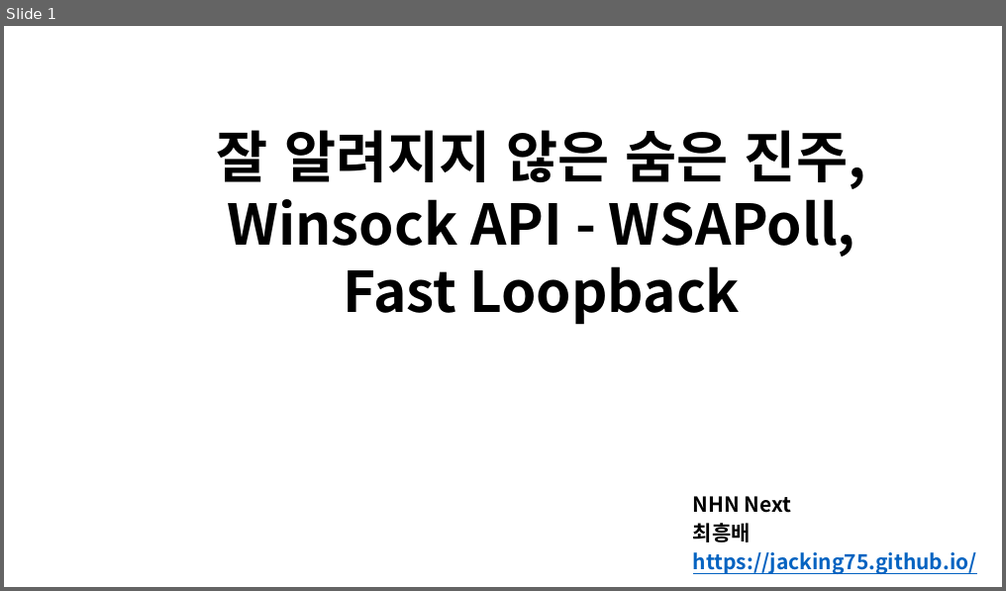
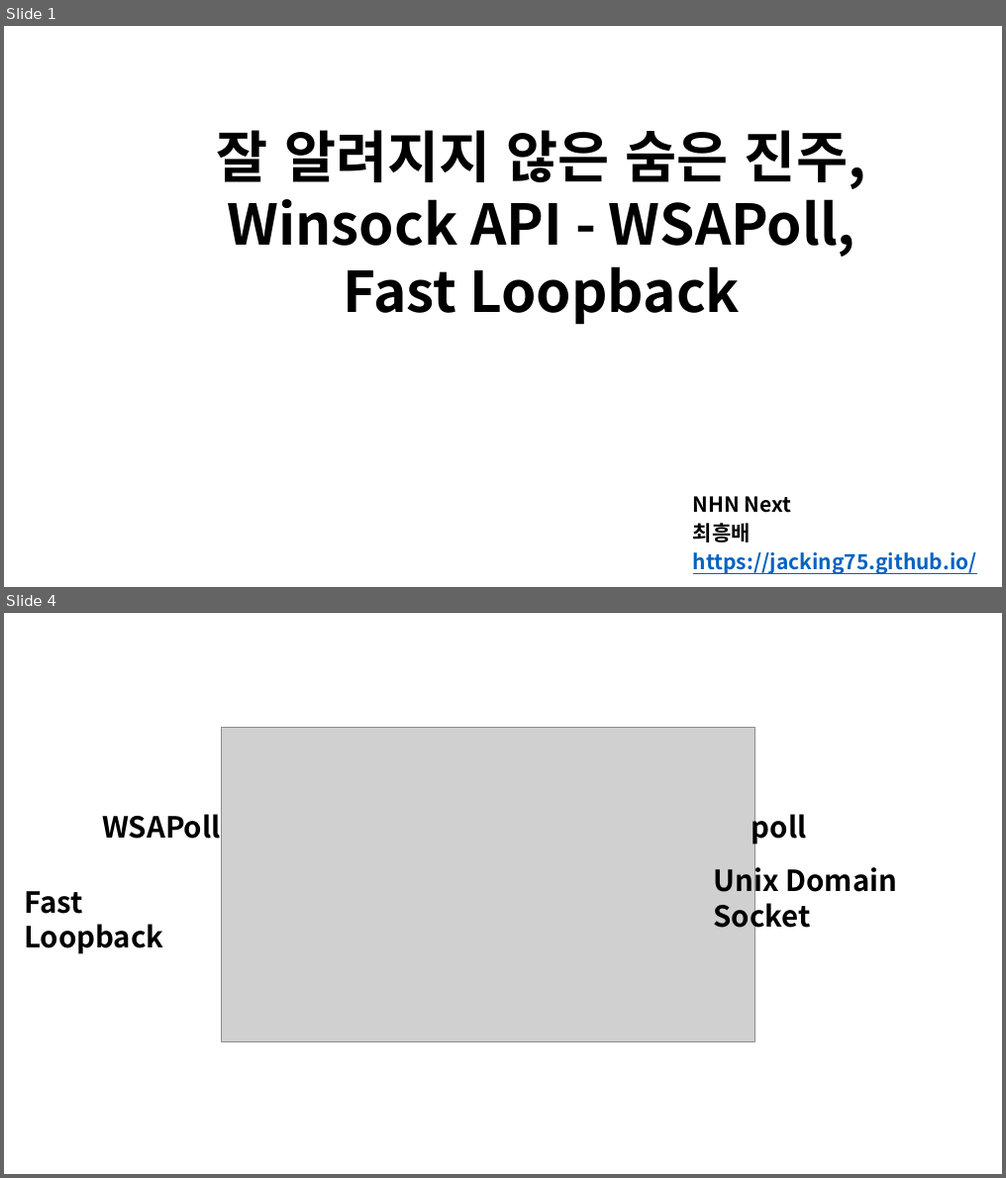
Before and after one commit to Dylan-Jang/conf_cpp_korea_201702, a slide deck: WSAPoll, Fast Loopback.pptx. Shown one above the other, each under a label of ours: slide 1 before the commit, slides 1 and 4 after it; the slides between them are not shown. The pictures are 1006x591 and 1006x1178 pixels, drawn with LibreOffice and Linux fonts; fonts in the diff are those of the drawing; grey boxes stand for pictures. Boxes give left, top, right and bottom in pixels: in the first picture for what was removed or moved away, otherwise in the second. Text is boxed around its words. In the diff, an @@ line names an element or a change of style, - is before the commit and + after.

```diff
--- a/WSAPoll, Fast Loopback.pptx
+++ b/WSAPoll, Fast Loopback.pptx
@@ slide 4 added at [4, 613, 1002, 1174], background #FFFFFF @@
@@ picture added at [221, 728, 754, 1042] @@
@@ text added at [102, 814, 221, 839], 28 pt, text #000000, bold @@
+WSAPoll
@@ text added at [751, 808, 807, 846], 28 pt, text #000000, bold @@
+poll
@@ text added at [713, 862, 897, 935], 28 pt, text #000000, bold @@
+Unix Domain Socket
@@ text added at [24, 891, 163, 955], 28 pt, text #000000, bold @@
+Fast Loopback
```
Also in this commit, not shown: 3 slides changed, 18 other slides added, 1 slide removed, 22 other files.
